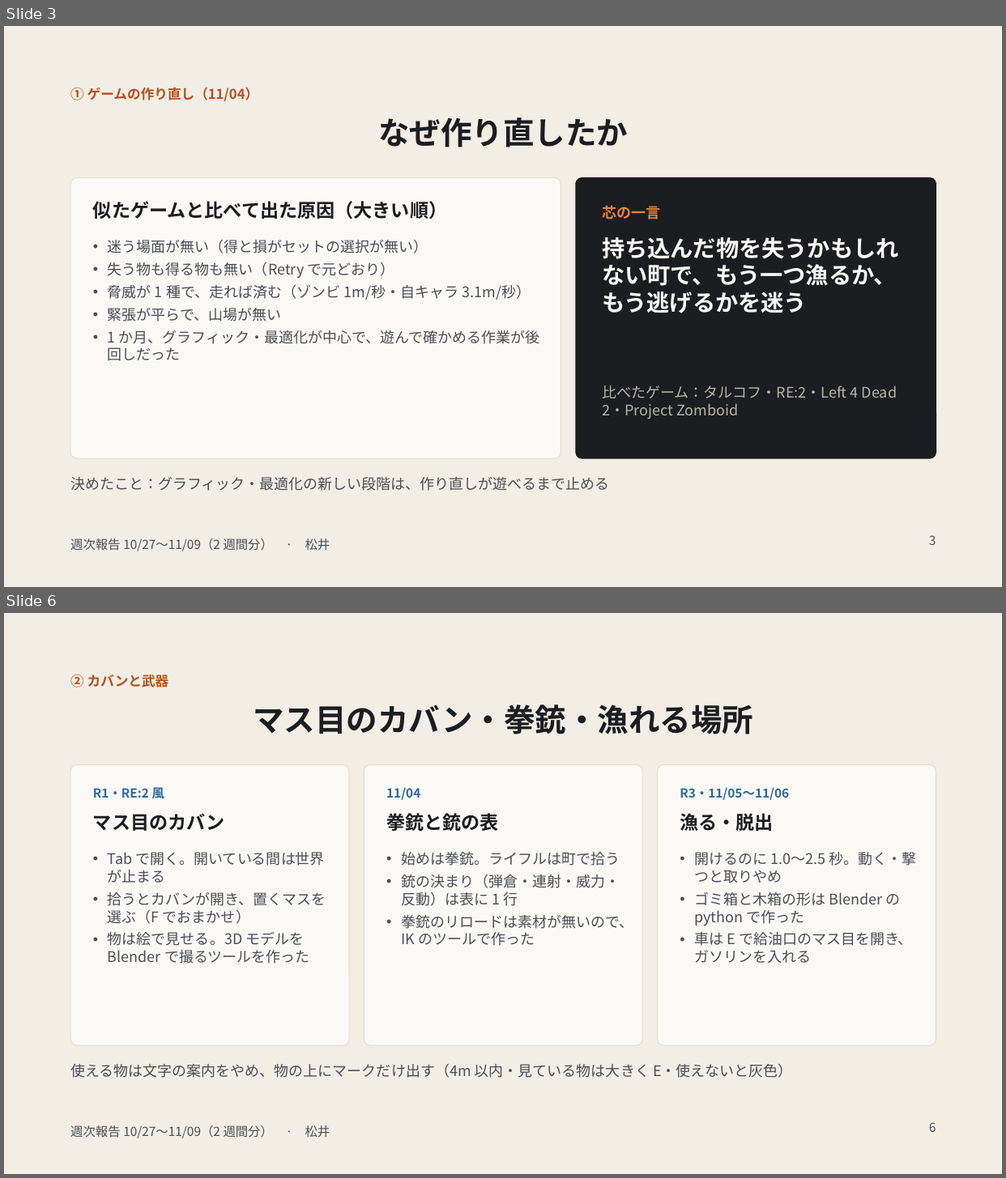
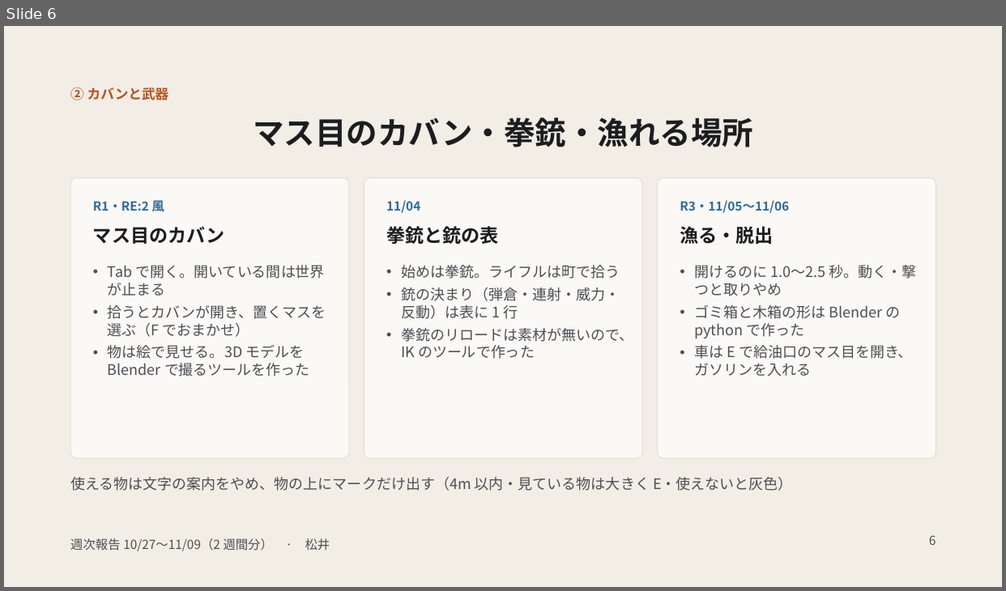
Before and after one commit to madoromi05/LastDrop, a slide deck: SummaryPlan/報告書/週次報告 10 27〜11 09.pptx. Shown one above the other, each under a label of ours: slides 3 and 6 before the commit, slide 6 after it; the slides between them are not shown. The pictures are 1006x1178 and 1006x591 pixels, drawn with LibreOffice and Linux fonts; fonts in the diff are those of the drawing. Boxes give left, top, right and bottom in pixels: in the first picture for what was removed or moved away, otherwise in the second. Text is boxed around its words. In the diff, an @@ line names an element or a change of style, - is before the commit and + after.

```diff
--- a/SummaryPlan/報告書/週次報告 10 27〜11 09.pptx
+++ b/SummaryPlan/報告書/週次報告 10 27〜11 09.pptx
@@ slide 3 removed at <box>4,26,1002,587</box>, background #F2EEE6; not listed: 1 template element that a slide beside it also shows @@
@@ text removed at <box>70,87,259,101</box> @@
-① ゲームの作り直し（11/04）
@@ title removed at <box>378,118,628,148</box> @@
-なぜ作り直したか
@@ rounded rectangle removed at <box>70,178,561,459</box> @@
@@ rounded rectangle removed at <box>576,178,936,459</box> @@
@@ text removed at <box>93,201,447,219</box> @@
-似たゲームと比べて出た原因（大きい順）
@@ text removed at <box>602,205,660,220</box> @@
-芯の一言
@@ text removed at <box>108,240,540,361</box> @@
-• 迷う場面が無い（得と損がセットの選択が無い）
-• 失う物も得る物も無い（Retry で元どおり）
-• 脅威が 1 種で、走れば済む（ゾンビ 1m/秒・自キャラ 3.1m/秒）
-• 緊張が平らで、山場が無い
-• 1 か月、グラフィック・最適化が中心で、遊んで確かめる作業が後回しだった
@@ text removed at <box>602,237,898,314</box> @@
-持ち込んだ物を失うかもしれない町で、もう一つ漁るか、もう逃げるかを迷う
@@ text removed at <box>602,386,897,420</box> @@
-比べたゲーム：タルコフ・RE:2・Left 4 Dead 2・Project Zomboid
@@ text removed at <box>70,477,609,491</box> @@
-決めたこと：グラフィック・最適化の新しい段階は、作り直しが遊べるまで止める
@@ page number removed at <box>929,535,936,545</box> @@
-3
```
Also in this commit, not shown: 7 slides changed, 3 slides added, 4 other slides removed, 1 other file.
